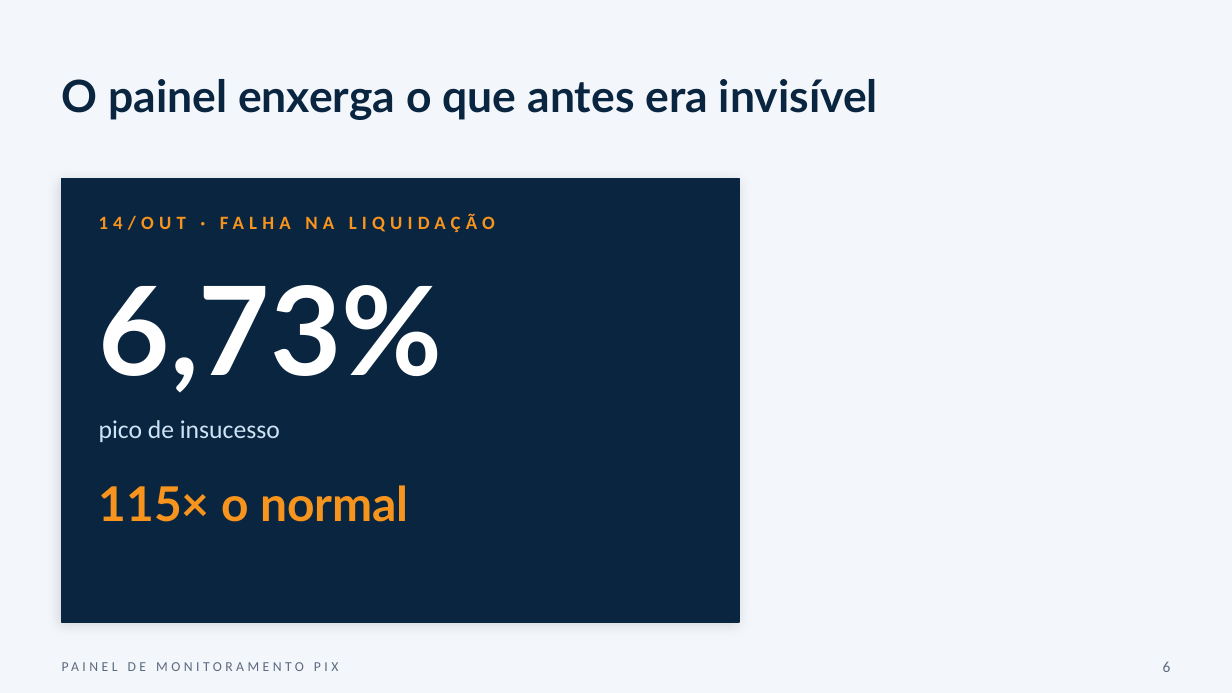
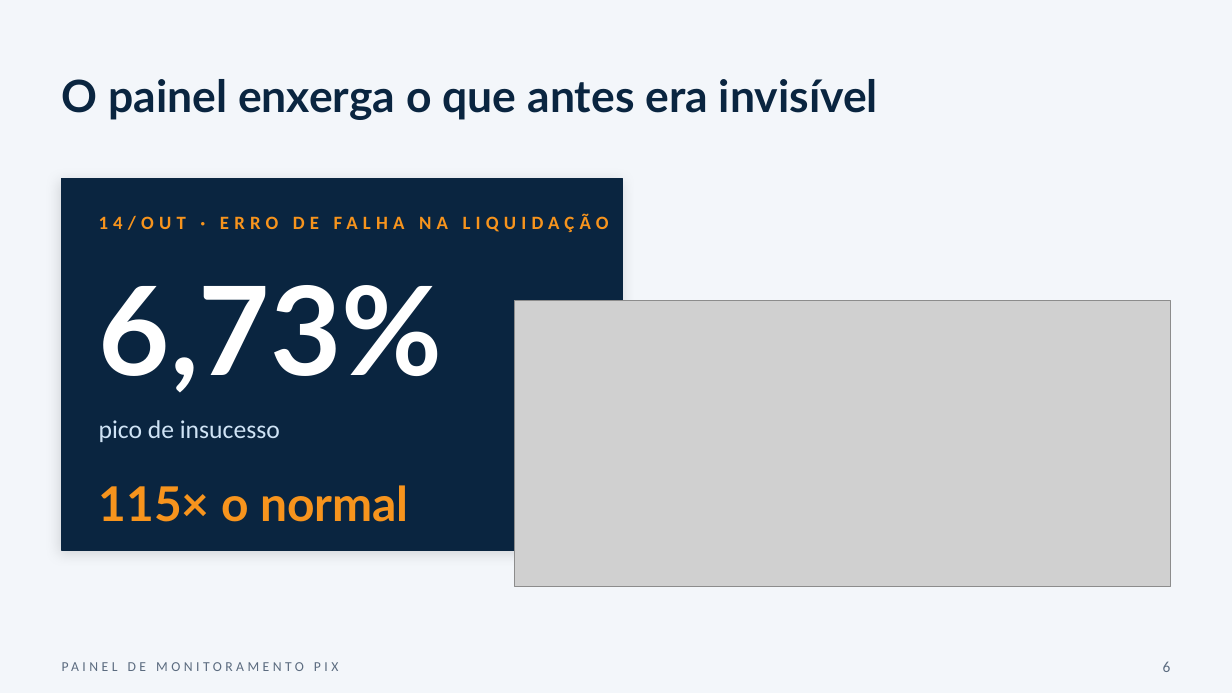
Before and after one commit to EduardoCons/upskilling-alura, a slide deck: slide 6 of Pitch_Painel_Monitoramento_PIX2.pptx. Drawn at 1232x693 pixels with LibreOffice and Linux fonts; fonts in the diff are those of the drawing; grey boxes stand for pictures. Boxes give left, top, right and bottom in pixels: in the first picture for what was removed or moved away, otherwise in the second. Text is boxed around its words. In the diff, an @@ line names an element or a change of style, - is before the commit and + after.

```diff
--- a/Pitch_Painel_Monitoramento_PIX2.pptx
+++ b/Pitch_Painel_Monitoramento_PIX2.pptx
@@ rectangle resized from (x1=62, y1=179, x2=739, y2=622) to (x1=62, y1=179, x2=622, y2=549) @@
@@ text at (x1=99, y1=213, x2=609, y2=232): text changed @@
-14/OUT · FALHA NA LIQUIDAÇÃO
+14/OUT · ERRO DE FALHA NA LIQUIDAÇÃO
@@ picture added at (x1=515, y1=301, x2=1170, y2=586) @@
```
Also in this commit, not shown: 4 other slides changed.
